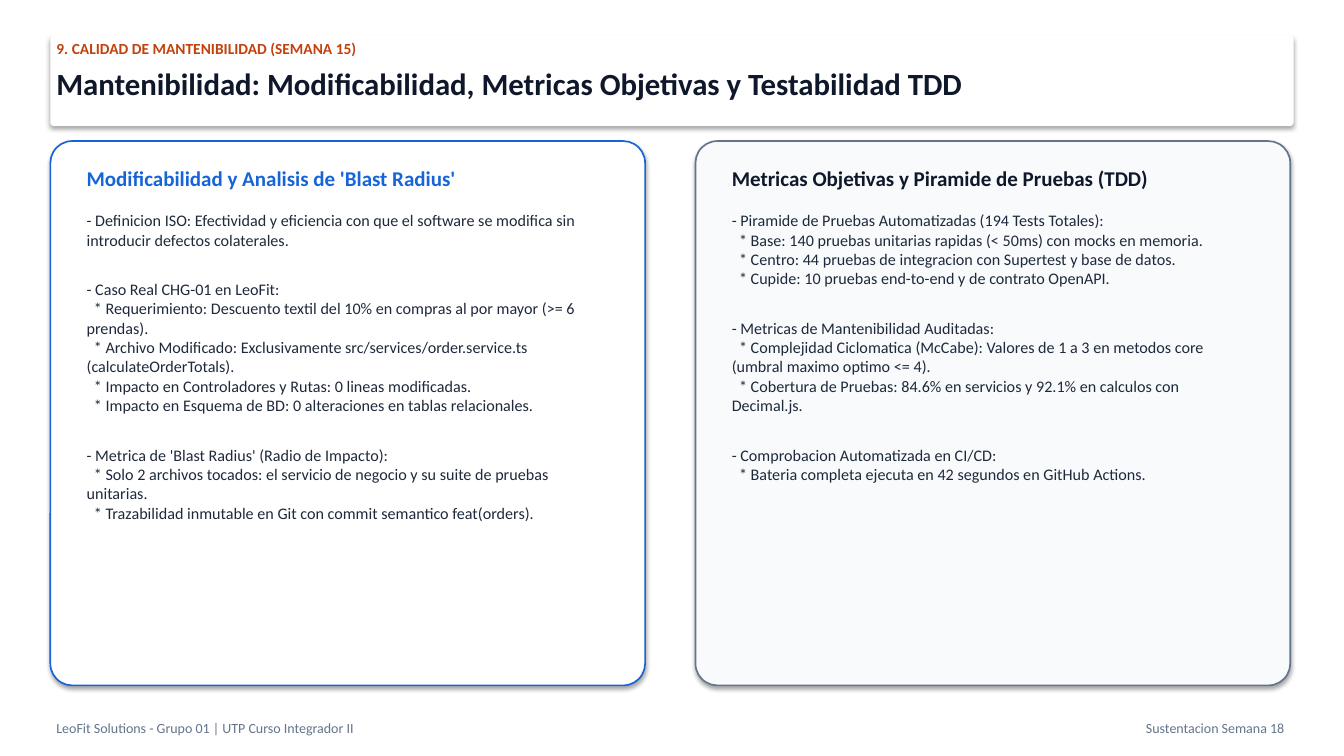
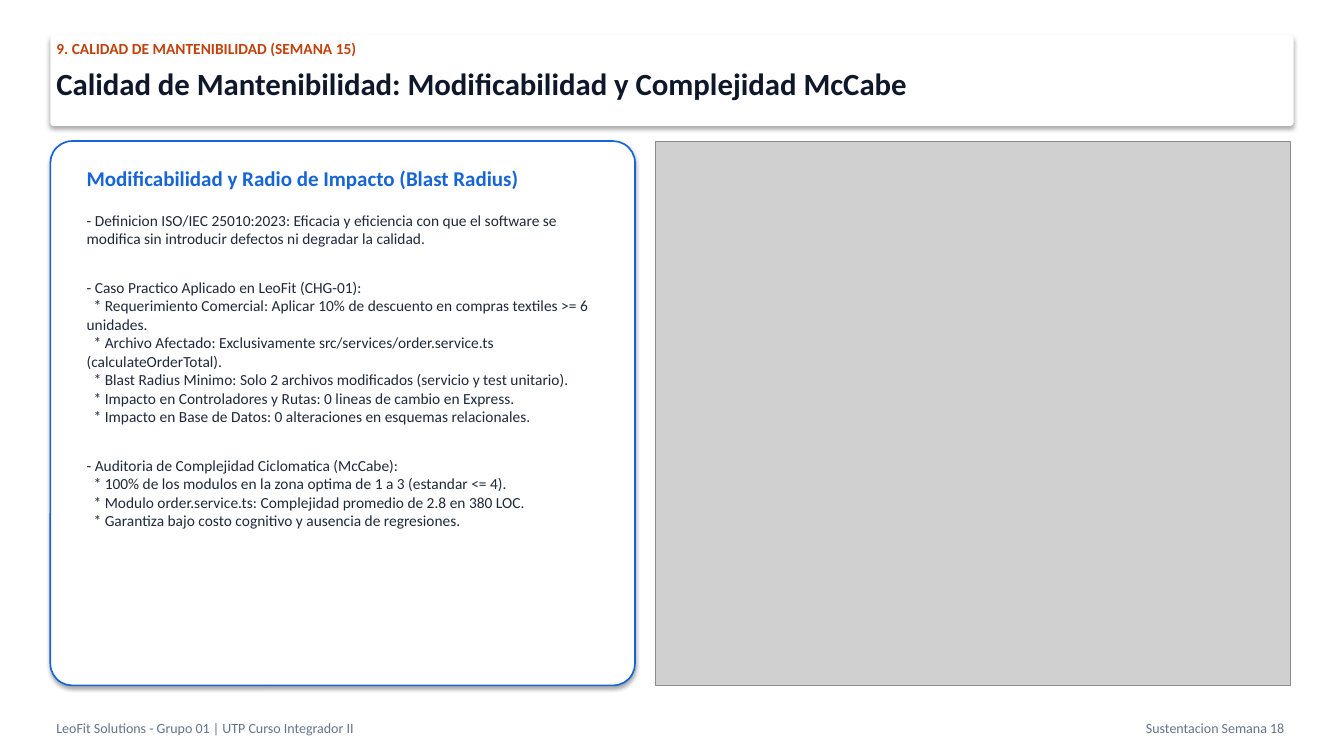
Before and after one commit to Leofit-Solutions-Grupo01/leofit-pedidos-sistema, a slide deck: slide 18 of docs/05_SUSTENTACION_PROYECTO_FINAL_SEMANA_18/03_PRESENTACION_OFICIAL_SUSTENTACION_PROYECTO_FINAL.pptx. Drawn at 1344x756 pixels with LibreOffice and Linux fonts; fonts in the diff are those of the drawing; grey boxes stand for pictures. Boxes give left, top, right and bottom in pixels: in the first picture for what was removed or moved away, otherwise in the second. Text is boxed around its words. In the diff, an @@ line names an element or a change of style, - is before the commit and + after.

Commit message:
feat(charts): incorpora graficos cientificos de calidad iso25010, percentiles k6, saturacion y complejidad en informe y presentacion

```diff
--- a/docs/05_SUSTENTACION_PROYECTO_FINAL_SEMANA_18/03_PRESENTACION_OFICIAL_SUSTENTACION_PROYECTO_FINAL.pptx
+++ b/docs/05_SUSTENTACION_PROYECTO_FINAL_SEMANA_18/03_PRESENTACION_OFICIAL_SUSTENTACION_PROYECTO_FINAL.pptx
@@ text at [56,73,907,101]: text changed @@
-Mantenibilidad: Modificabilidad, Metricas Objetivas y Testabilidad TDD
+Calidad de Mantenibilidad: Modificabilidad y Complejidad McCabe
@@ rounded rectangle: place and size @@
-rounded rectangle at [50,141,645,686]
+rounded rectangle at [50,141,635,686]
@@ picture added at [655,141,1291,686] @@
@@ rounded rectangle removed at [696,141,1291,686] @@
@@ text at [87,170,518,190]: text changed @@
-Modificabilidad y Analisis de 'Blast Radius'
+Modificabilidad y Radio de Impacto (Blast Radius)
@@ text removed at [732,170,1148,190] @@
-Metricas Objetivas y Piramide de Pruebas (TDD)
@@ text at [87,215,588,529]: text changed; size 11.5 to 11 pt @@
-- Definicion ISO: Efectividad y eficiencia con que el software se modifica sin introducir defectos colaterales.
-- Caso Real CHG-01 en LeoFit:
-* Requerimiento: Descuento textil del 10% en compras al por mayor (>= 6 prendas).
-* Archivo Modificado: Exclusivamente src/services/order.service.ts (calculateOrderTotals).
-* Impacto en Controladores y Rutas: 0 lineas modificadas.
-* Impacto en Esquema de BD: 0 alteraciones en tablas relacionales.
-- Metrica de 'Blast Radius' (Radio de Impacto):
-* Solo 2 archivos tocados: el servicio de negocio y su suite de pruebas unitarias.
-* Trazabilidad inmutable en Git con commit semantico feat(orders).
+- Definicion ISO/IEC 25010:2023: Eficacia y eficiencia con que el software se modifica sin introducir defectos ni degradar la calidad.
+- Caso Practico Aplicado en LeoFit (CHG-01):
+* Requerimiento Comercial: Aplicar 10% de descuento en compras textiles >= 6 unidades.
+* Archivo Afectado: Exclusivamente src/services/order.service.ts (calculateOrderTotal).
+* Blast Radius Minimo: Solo 2 archivos modificados (servicio y test unitario).
+* Impacto en Controladores y Rutas: 0 lineas de cambio en Express.
+* Impacto en Base de Datos: 0 alteraciones en esquemas relacionales.
+- Auditoria de Complejidad Ciclomatica (McCabe):
+* 100% de los modulos en la zona optima de 1 a 3 (estandar <= 4).
+* Modulo order.service.ts: Complejidad promedio de 2.8 en 380 LOC.
+* Garantiza bajo costo cognitivo y ausencia de regresiones.
@@ text removed at [732,214,1204,483] @@
-- Piramide de Pruebas Automatizadas (194 Tests Totales):
-* Base: 140 pruebas unitarias rapidas (< 50ms) con mocks en memoria.
-* Centro: 44 pruebas de integracion con Supertest y base de datos.
-* Cupide: 10 pruebas end-to-end y de contrato OpenAPI.
-- Metricas de Mantenibilidad Auditadas:
-* Complejidad Ciclomatica (McCabe): Valores de 1 a 3 en metodos core (umbral maximo optimo <= 4).
-* Cobertura de Pruebas: 84.6% en servicios y 92.1% en calculos con Decimal.js.
-- Comprobacion Automatizada en CI/CD:
-* Bateria completa ejecuta en 42 segundos en GitHub Actions.
```
Also in this commit, not shown: 3 other slides changed, 2 slides added, 2 slides removed, 24 other files.
